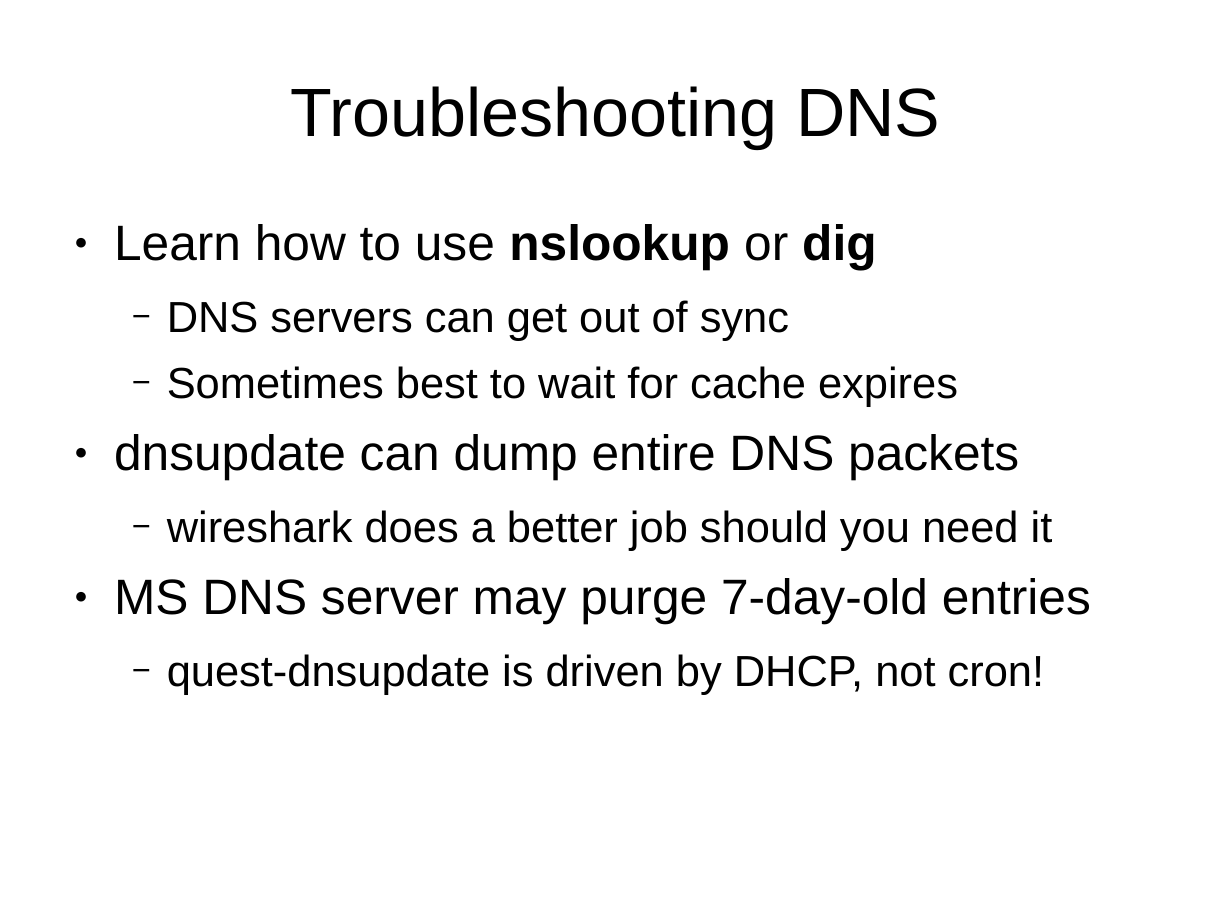
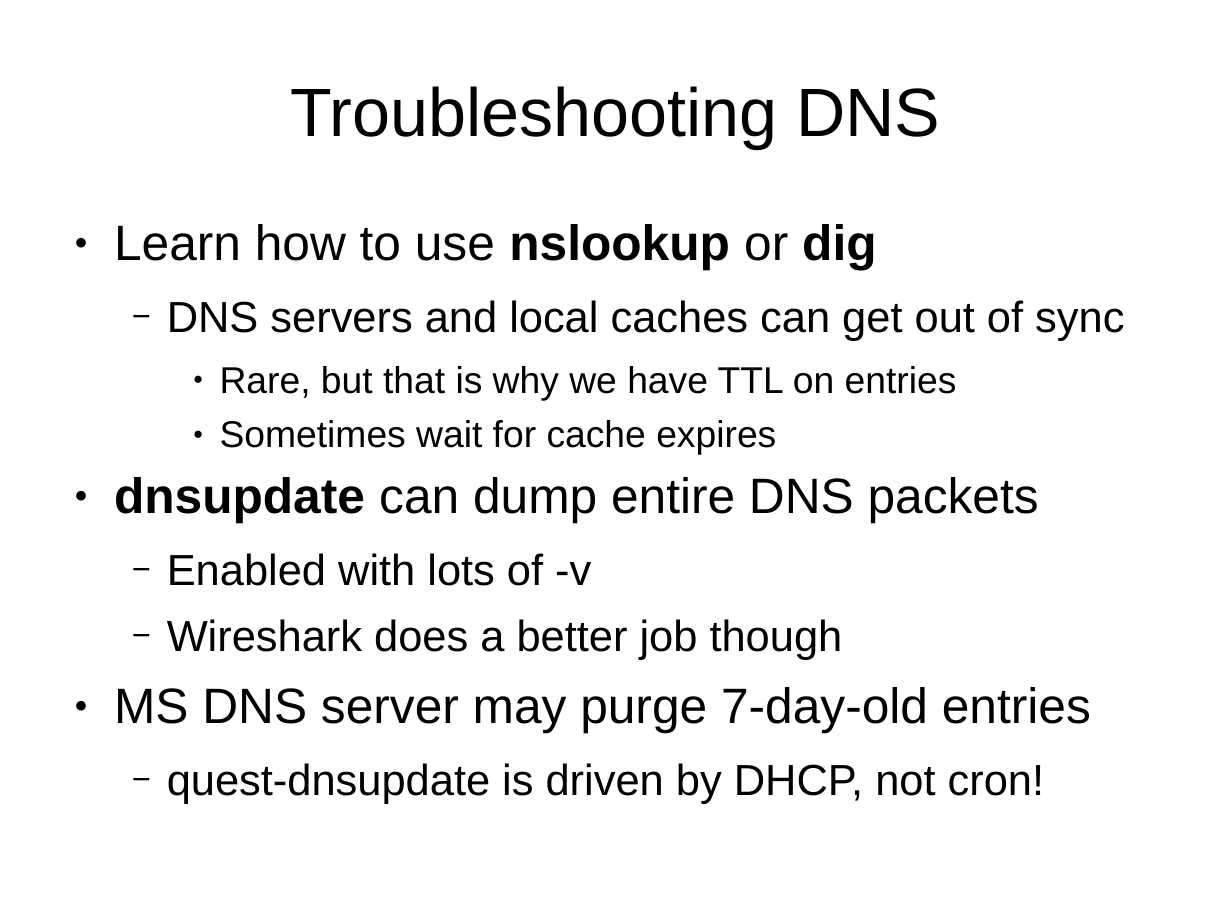
Before and after one commit to OneIdentity/dnsupdate, a slide deck: slide 25 of training.ppt (slide 20 before the commit). Drawn at 1232x924 pixels with LibreOffice and Linux fonts; fonts in the diff are those of the drawing. Boxes give left, top, right and bottom in pixels: in the first picture for what was removed or moved away, otherwise in the second. Text is boxed around its words. In the diff, an @@ line names an element or a change of style, - is before the commit and + after.

```diff
--- a/training.ppt
+++ b/training.ppt
@@ text at [167, 300, 1124, 455]: text changed; size 28 to 24 pt @@
-  − DNS servers can get out of sync
-  − Sometimes best to wait for cache expires
+  − DNS servers and local caches can get out of sync
+    ● Rare, but that is why we have TTL on entries
+    ● Sometimes wait for cache expires
@@ text at [114, 477, 1039, 523]: bold on in "dnsupdate" @@
@@ text at [167, 553, 843, 660]: text changed @@
-  − wireshark does a better job should you need it
+  − Enabled with lots of -v
+  − Wireshark does a better job though
```
Also in this commit, not shown: 19 other slides changed, 6 slides added.
